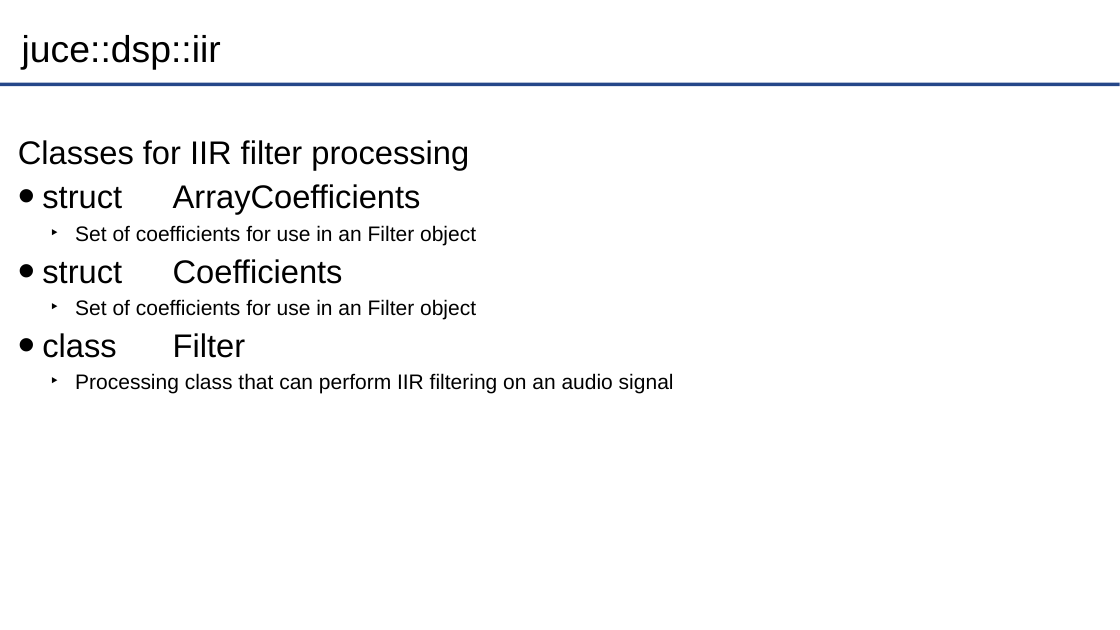
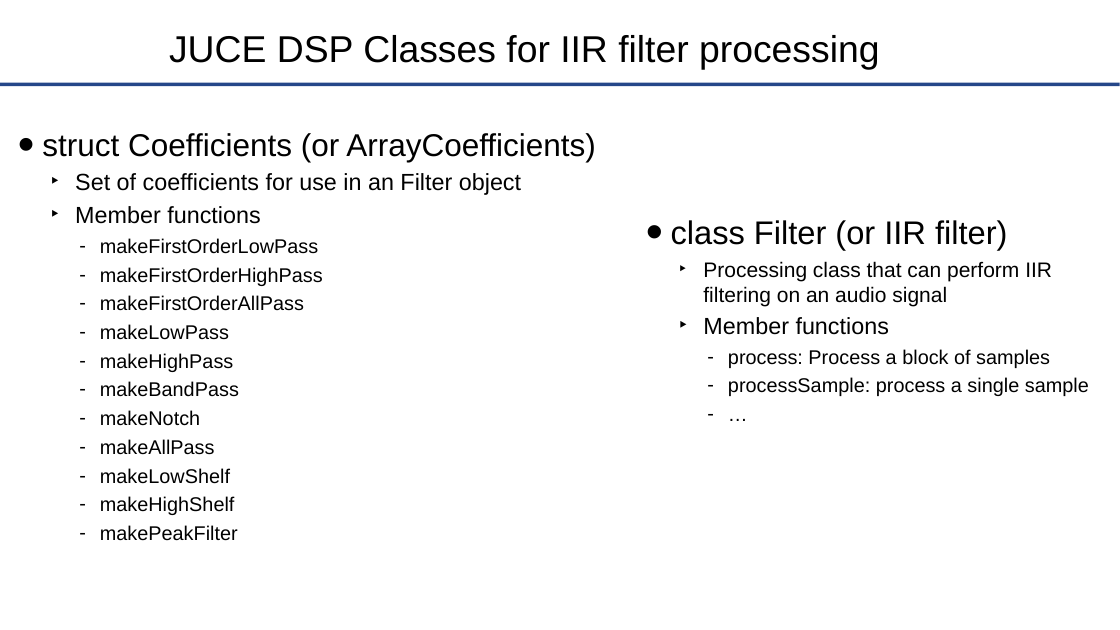
Before and after one commit to joshreiss/Audio-programming-with-VST-and-JUCE, a slide deck: slide 17 of 04 - Filter effects/A - Filtering/Filters and EQ in JUCE.pptx. Drawn at 1120x630 pixels with LibreOffice and Linux fonts; fonts in the diff are those of the drawing. Boxes give left, top, right and bottom in pixels: in the first picture for what was removed or moved away, otherwise in the second. Text is boxed around its words. In the diff, an @@ line names an element or a change of style, - is before the commit and + after.

```diff
--- a/04 - Filter effects/A - Filtering/Filters and EQ in JUCE.pptx
+++ b/04 - Filter effects/A - Filtering/Filters and EQ in JUCE.pptx
@@ title at (169, 35, 880, 70): text changed @@
-juce::dsp::iir
+JUCE DSP Classes for IIR filter processing
@@ text "struct Coefficients (or ArrayCoefficients)": place and size @@
-text "struct Coefficients (or ArrayCoefficients)" at (18, 140, 674, 394)
+text "struct Coefficients (or ArrayCoefficients)" at (42, 133, 596, 541)
@@ text at (42, 133, 596, 162): text changed; size 28 to 27 pt @@
-Classes for IIR filter processing
-• struct ArrayCoefficients
+• struct Coefficients (or ArrayCoefficients)
@@ text at (75, 173, 521, 195): size 18 to 20 pt in "Set of coefficients for use in an ..." @@
@@ text at (75, 206, 323, 541): text changed; size 18 to 17 pt @@
-• struct Coefficients
-  ‣ Set of coefficients for use in an Filter object
-• class Filter
-  ‣ Processing class that can perform IIR filtering on an audio signal
+  ‣ Member functions
+    – makeFirstOrderLowPass
+    – makeFirstOrderHighPass
+    – makeFirstOrderAllPass
+    – makeLowPass
+    – makeHighPass
+    – makeBandPass
+    – makeNotch
+    – makeAllPass
+    – makeLowShelf
+    – makeHighShelf
+    – makePeakFilter
@@ text added at (671, 220, 1089, 396), 17 pt, text #000000 @@
+• class Filter (or IIR filter)
+  ‣ Processing class that can perform IIR filtering on an audio signal
+  ‣ Member functions
+    – process: Process a block of samples
+    – processSample: process a single sample
+    – …
```
Also in this commit, not shown: 6 other slides changed, 1 slide removed, 35 other files.
